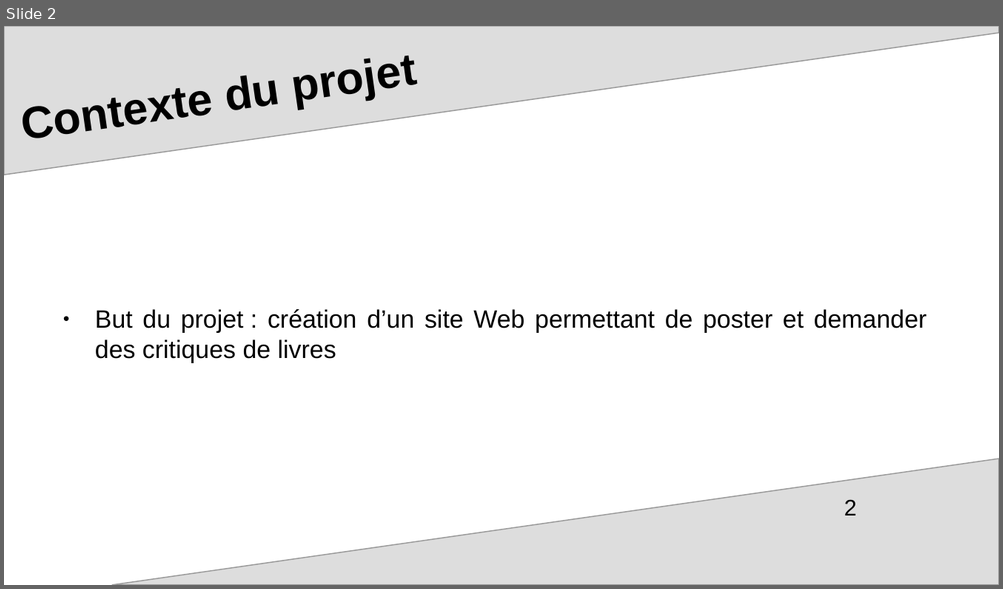
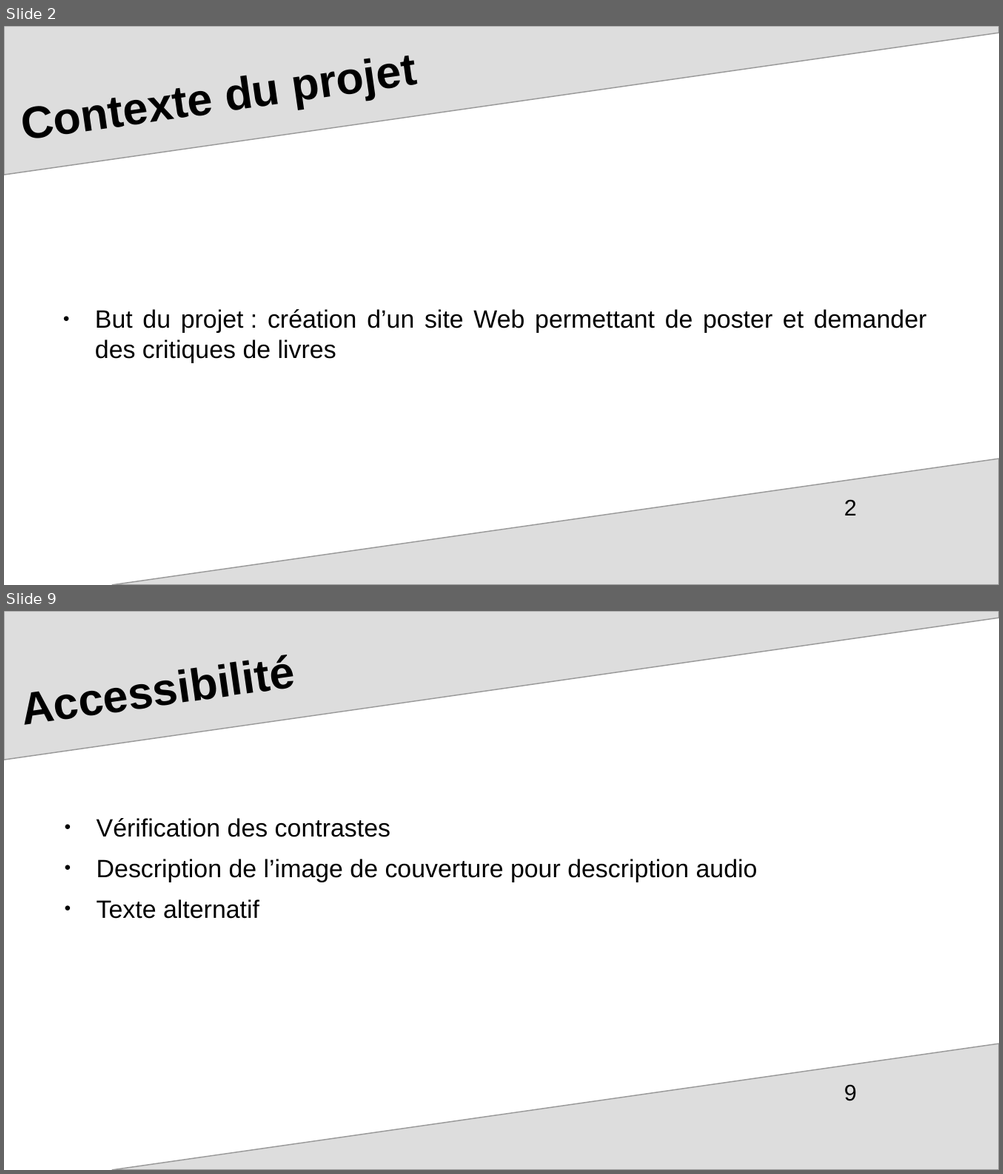
Before and after one commit to mcourte/OC_Projet9, a slide deck: ppt_soutenance.odp. Shown one above the other, each under a label of ours: slide 2 before the commit, slides 2 and 9 after it; the slides between them are not shown. The pictures are 1003x589 and 1003x1174 pixels, drawn with LibreOffice and Linux fonts; fonts in the diff are those of the drawing; background and template pictures are left out. Boxes give left, top, right and bottom in pixels: in the first picture for what was removed or moved away, otherwise in the second. Text is boxed around its words. In the diff, an @@ line names an element or a change of style, - is before the commit and + after.

```diff
--- a/ppt_soutenance.odp
+++ b/ppt_soutenance.odp
@@ slide 9 added at [4, 611, 999, 1170], background #FFFFFF; not listed: 2 template elements that a slide beside it also shows @@
@@ title added at [14, 611, 907, 753], 36 pt, text #000000, bold @@
+Accessibilité
@@ text added at [96, 818, 757, 919], 20 pt, text #000000 @@
+● Vérification des contrastes
+● Description de l’image de couverture pour description audio
+● Texte alternatif
@@ page number added at [844, 1085, 856, 1102], 18 pt, text #000000 @@
+9
```
Also in this commit, not shown: 7 slides changed.
